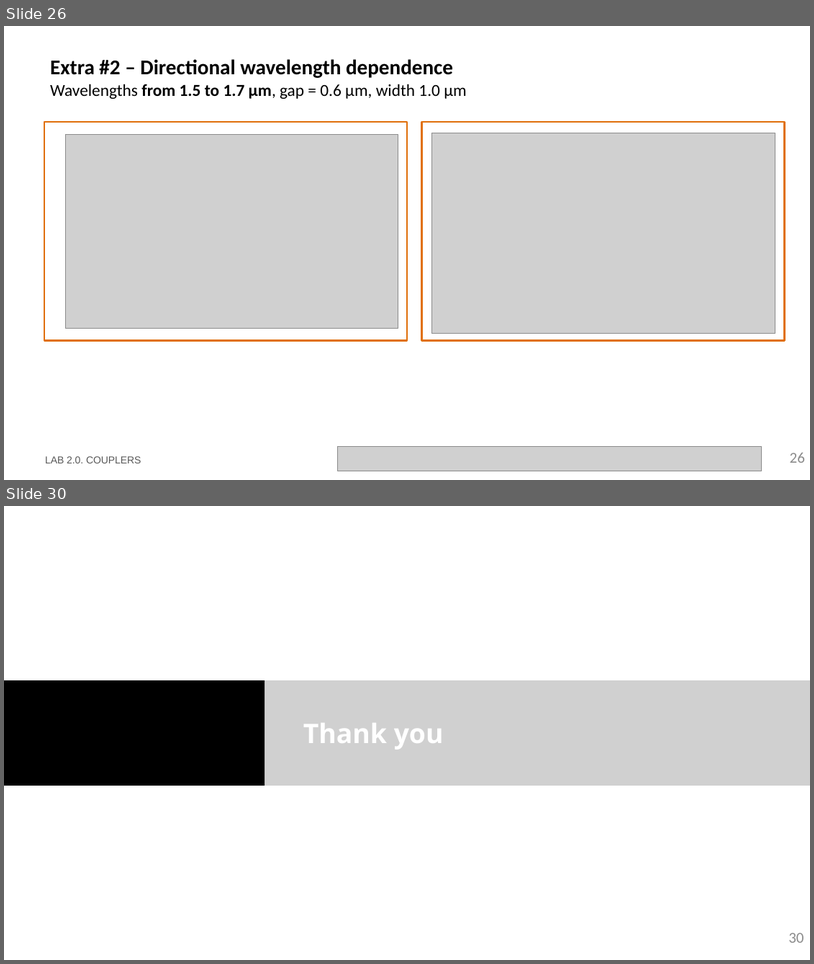
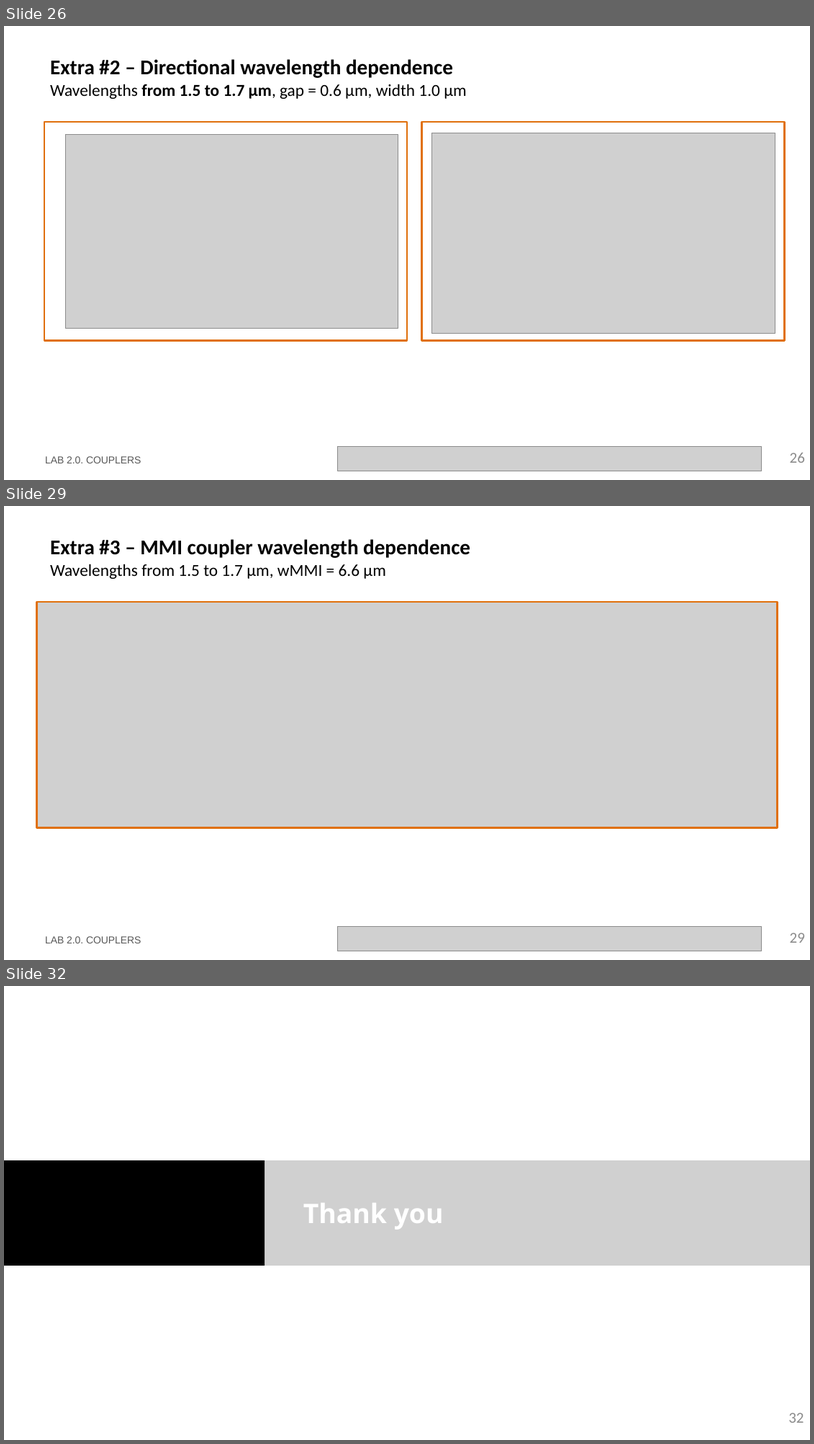
Before and after one commit to ltorjua/cifoin-lab2, a slide deck: LabBook_20.pptx. Shown one above the other, each under a label of ours: slides 26 and 30 before the commit, slides 26, 29 and 32 after it; the slides between them are not shown. The pictures are 814x964 and 814x1444 pixels, drawn with LibreOffice and Linux fonts; fonts in the diff are those of the drawing; grey boxes stand for pictures; background and template pictures are left out. Boxes give left, top, right and bottom in pixels: in the first picture for what was removed or moved away, otherwise in the second. Text is boxed around its words. In the diff, an @@ line names an element or a change of style, - is before the commit and + after.

Commit message:
todos los extras

```diff
--- a/LabBook_20.pptx
+++ b/LabBook_20.pptx
@@ slide 29 added at [4,506,810,960], background #FFFFFF @@
@@ title added at [50,539,471,579], 25 pt, text #000000, bold @@
+Extra #3 – MMI coupler wavelength dependence
+Wavelengths from 1.5 to 1.7 µm, wMMI = 6.6 µm
@@ picture added at [36,602,778,828] @@
@@ text added at [45,936,141,943], 12 pt, text #585858 @@
+LAB 2.0. COUPLERS
@@ picture added at [338,926,762,951] @@
@@ page number added at [790,932,805,942], 18 pt, text #8C8C8C @@
+29
@@ what was slide 30 is now slide 32 @@
@@ page number at [789,1412,804,1422]: text changed @@
-30
+32
```
Also in this commit, not shown: 2 slides changed, 1 other slide added, 1 other file.
